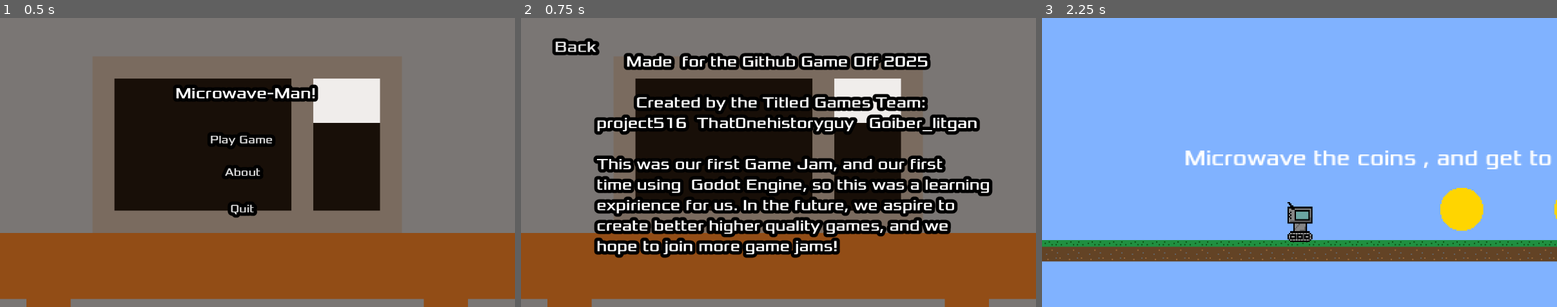
Above: before the commit, frames 1-3 (left to right).
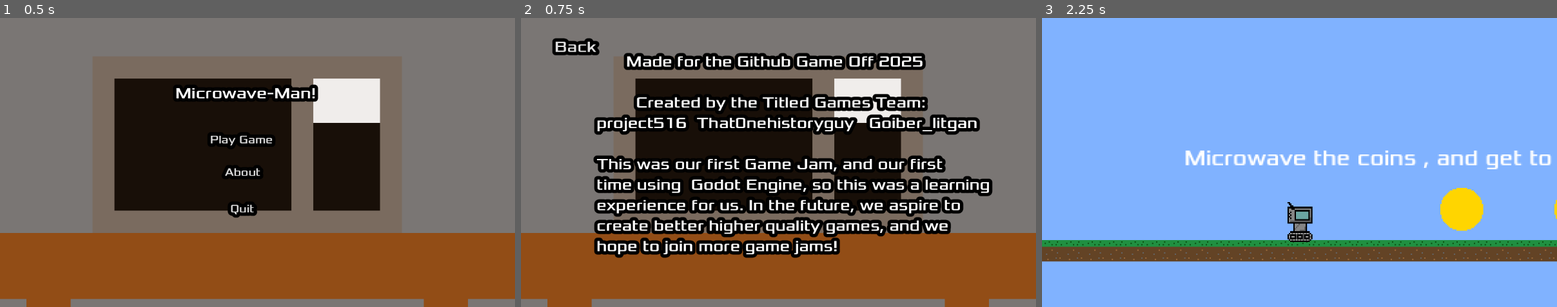
Above: after the commit, the same moments.

Repository: TitledGames/Microwave-Man
Game: Godot game, scene res://main_menu.tscn
Two runs of this game, one before a commit and one after it. Both use one fixed random seed, a clock stepped at 60 frames per second and the inputs below.
Inputs:
- Up to frame 1 (0.5 s): no input
- Up to frame 2 (0.75 s): click "About" at 0.5 s
- Up to frame 3 (2.25 s): click "Back" at 1.25 s; click "Play Game" at 2 s

Frame 1 is identical in both runs. In frame 2, 3.0% of the frame differs, in the area x 19-86%, y 12-69%; in frame 3, nothing differs.

Commit message:
Update about.tscn
Fix spelling mistakes

Signed-off-by: project516 <project516@project516.dev>

Diff:
--- a/about.tscn
+++ b/about.tscn
@@ -20,14 +20,14 @@
 theme_override_constants/outline_size = 30
 theme_override_fonts/font = ExtResource("1_4q2eq")
 theme_override_font_sizes/font_size = 35
-text = "      Made  for the Github Game Off 2025
+text = "      Made for the Github Game Off 2025
 
         Created by the Titled Games Team:
 project516  That0nehistoryguy   Goiber_litgan
 
 This was our first Game Jam, and our first
 time using  Godot Engine, so this was a learning
-expirience for us. In the future, we aspire to
+experience for us. In the future, we aspire to
 create better higher quality games, and we
 hope to join more game jams!"
 
